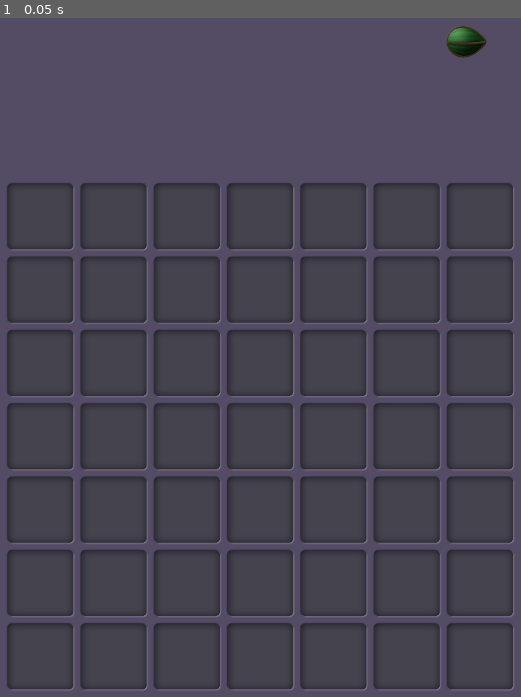
Above: before the commit, frame 1.
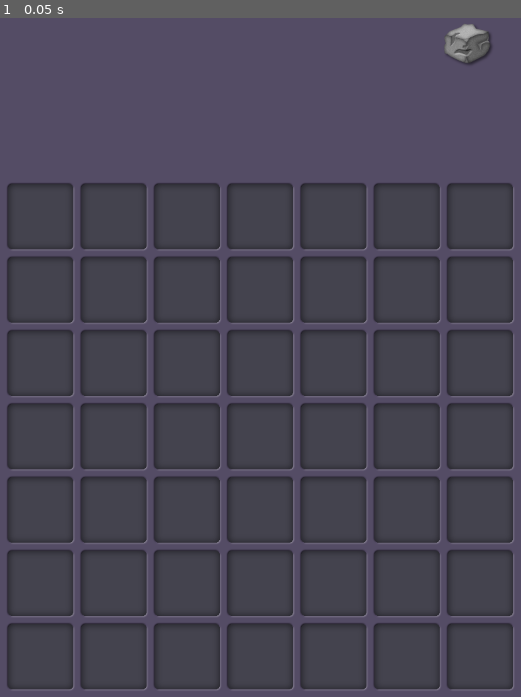
Above: after the commit, the same moment.

Repository: vibrunazo/godot-ttt
Game: Godot game, scene res://scenes/main.tscn
The game is run twice, just before and just after one commit, with the same random seed, the same clock (stepped at 60 frames per second) and the same inputs.
Inputs:
- Up to frame 1 (0.05 s): no input

The runs differ from the first frame. In frame 1, 0.4% of the frame differs, in the area x 85-95%, y 0-7%.

Commit message:
each level has a different texture

Diff:
--- a/scenes/grid.gd
+++ b/scenes/grid.gd
@@ -6,11 +6,13 @@
 
 var state := 'play'
 var turn := 0
-var next := 'ball'
+var next := 'rock'
 var piece_scene := preload("res://scenes/piece.tscn")
 var tile_scene := preload("res://scenes/tile.tscn")
-var tex_ball := preload("res://assets/rock01.png")
-var tex_x := preload("res://assets/steel02.png")
+var tex_dic := {
+	'life': [preload("res://assets/seed03.png"), preload("res://assets/leaf02.png")],
+	'rock': [preload("res://assets/rock01.png"), preload("res://assets/steel02.png")]
+}
 export var width := 3
 export var height := 3
 export var offset := 20
@@ -53,7 +55,7 @@
 	add_child(new_tile)
 #	print('added tile at %s' % pos)
 
-func build_piece_at_tile(tile: Vector2, type: String, level: int = 1):
+func build_piece_at_tile(tile: Vector2, type: String, level: int = 0):
 	var pos = grid_to_pixel(tile.x, tile.y)
 	var new_piece: Piece = piece_scene.instance()
 	add_child(new_piece)
@@ -68,8 +70,8 @@
 	update_next()
 
 func update_next():
-	if (turn %2 == 0): next = 'ball'
-	else: next = 'x'
+	if (turn %2 == 0): next = 'life'
+	else: next = 'rock'
 
 func check_win():
 	for x in width:
@@ -154,11 +156,10 @@
 func id_to_grid(id):
 	return Vector2(0, 0)
 
-func get_tex_from_type(new_type: String):
-	if (new_type == 'x'):
-		return tex_x
-	if (new_type == 'ball'):
-		return tex_ball
+func get_tex_from_type(new_type: String, level: int = 0):
+	if (level >= tex_dic[new_type].size()):
+		level = tex_dic[new_type].size() - 1
+	return tex_dic[new_type][level]
 
 func _on_TimerPause_timeout():
 	state = 'play'
--- a/scenes/main.gd
+++ b/scenes/main.gd
@@ -8,7 +8,7 @@
 
 # Called when the node enters the scene tree for the first time.
 func _ready():
-	pass # Replace with function body.
+	_on_grid_played_turn($Control/grid)
 
 
 # Called every frame. 'delta' is the elapsed time since the previous frame.
--- a/scenes/piece.gd
+++ b/scenes/piece.gd
@@ -3,7 +3,7 @@
 class_name Piece
 
 var type := 'moo'
-var level := 1
+var level := 0
 var grid = null
 var tile := Vector2(0, 0)
 var tex
@@ -23,11 +23,11 @@
 #func _process(delta):
 #	pass
 
-func setup(grid_ref, new_tile, new_type, new_level := 1):
+func setup(grid_ref, new_tile, new_type, new_level := 0):
 	grid = grid_ref
 	tile = new_tile
+	set_level(new_level)
 	set_type(new_type)
-	set_level(new_level)
 
 #static func get_tex_from_type(new_type: String):
 #	var tex_ball := grid.tex_ball
@@ -39,7 +39,7 @@
 
 func set_type(new_type):
 	type = new_type
-	tex = grid.get_tex_from_type(new_type)
+	tex = grid.get_tex_from_type(new_type, level)
 	$Sprite.set_texture(tex)
 
 func set_level(new_level):
